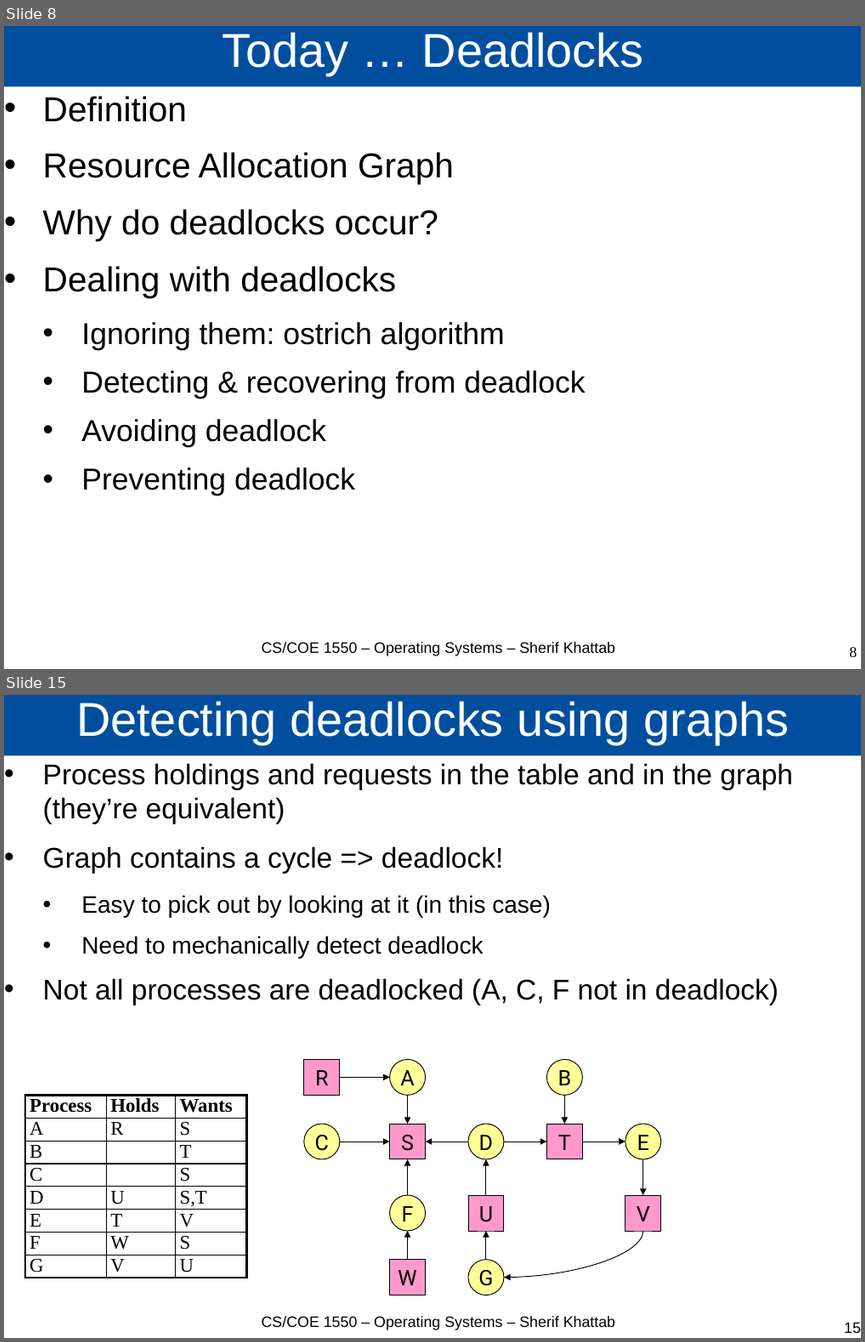
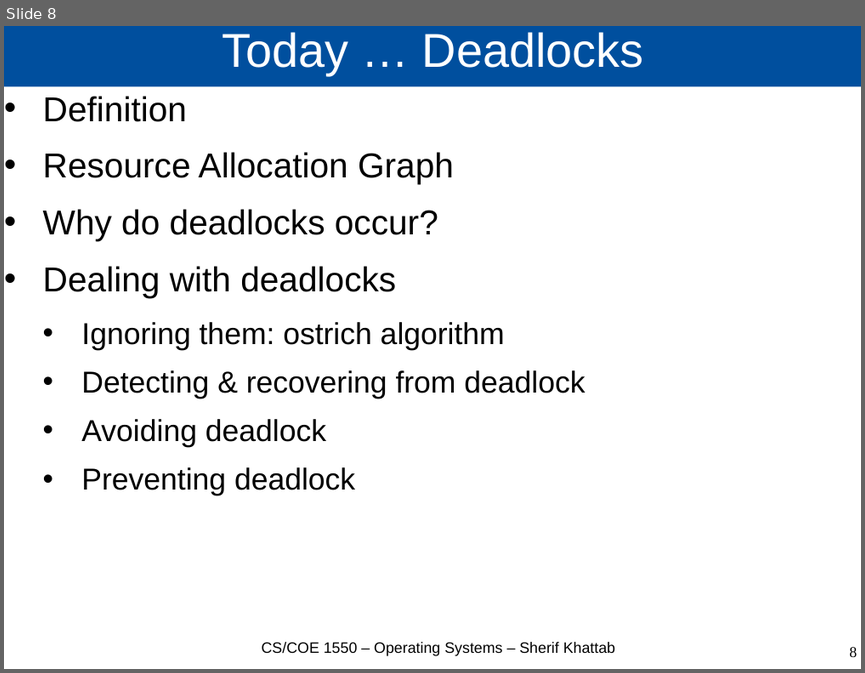
Before and after one commit to cs1550-2224/cs1550-code-handouts, a slide deck: DraftSlides/Lecture12.pptx. Shown one above the other, each under a label of ours: slides 8 and 15 before the commit, slide 8 after it; the slides between them are not shown. The pictures are 865x1342 and 865x673 pixels, drawn with LibreOffice and Linux fonts; fonts in the diff are those of the drawing. Boxes give left, top, right and bottom in pixels: in the first picture for what was removed or moved away, otherwise in the second. Text is boxed around its words. In the diff, an @@ line names an element or a change of style, - is before the commit and + after.

```diff
--- a/DraftSlides/Lecture12.pptx
+++ b/DraftSlides/Lecture12.pptx
@@ slide 15 removed at (x1=4, y1=695, x2=861, y2=1338), background #FFFFFF @@
@@ title removed at (x1=4, y1=695, x2=861, y2=756) @@
-Detecting deadlocks using graphs
@@ text removed at (x1=43, y1=763, x2=793, y2=1004) @@
-• Process holdings and requests in the table and in the graph (they’re equivalent)
-• Graph contains a cycle => deadlock!
-  • Easy to pick out by looking at it (in this case)
-  • Need to mechanically detect deadlock
-• Not all processes are deadlocked (A, C, F not in deadlock)
@@ rectangle removed at (x1=304, y1=1059, x2=340, y2=1095) @@
-R
@@ arrow removed from (340, 1077) to (390, 1077) @@
@@ ellipse removed at (x1=390, y1=1059, x2=426, y2=1095) @@
-A
@@ ellipse removed at (x1=546, y1=1059, x2=583, y2=1095) @@
-B
@@ table removed at (x1=26, y1=1095, x2=247, y2=1281), 8 rows, 3 columns @@
-Process | Holds | Wants
-A | R | S
-B |  | T
-C |  | S
-D | U | S,T
-E | T | V
-F | W | S
-G | V | U
@@ arrow removed from (408, 1095) to (408, 1123) @@
@@ arrow removed from (564, 1095) to (564, 1123) @@
@@ ellipse removed at (x1=304, y1=1123, x2=340, y2=1159) @@
-C
@@ rectangle removed at (x1=390, y1=1123, x2=426, y2=1159) @@
-S
@@ ellipse removed at (x1=468, y1=1123, x2=504, y2=1159) @@
-D
@@ rectangle removed at (x1=546, y1=1123, x2=583, y2=1159) @@
-T
@@ ellipse removed at (x1=625, y1=1123, x2=661, y2=1159) @@
-E
@@ arrow removed from (340, 1141) to (390, 1141) @@
@@ arrow removed from (468, 1141) to (426, 1141) @@
@@ arrow removed from (504, 1141) to (546, 1141) @@
@@ arrow removed from (583, 1141) to (625, 1141) @@
@@ arrow removed from (408, 1195) to (408, 1159) @@
@@ arrow removed from (486, 1195) to (486, 1159) @@
@@ arrow removed from (643, 1159) to (643, 1195) @@
@@ ellipse removed at (x1=390, y1=1195, x2=426, y2=1231) @@
-F
@@ rectangle removed at (x1=468, y1=1195, x2=504, y2=1231) @@
-U
@@ rectangle removed at (x1=625, y1=1195, x2=661, y2=1231) @@
-V
@@ arrow removed from (408, 1259) to (408, 1231) @@
@@ arrow removed from (486, 1259) to (486, 1231) @@
@@ curved arrow removed from (643, 1231) to (504, 1277) @@
@@ rectangle removed at (x1=390, y1=1259, x2=426, y2=1295) @@
-W
@@ ellipse removed at (x1=468, y1=1259, x2=504, y2=1295) @@
-G
@@ text removed at (x1=262, y1=1315, x2=615, y2=1330) @@
-CS/COE 1550 – Operating Systems – Sherif Khattab
@@ page number removed at (x1=844, y1=1321, x2=861, y2=1333) @@
-15
```
Also in this commit, not shown: 22 other slides removed, 3 other files.
